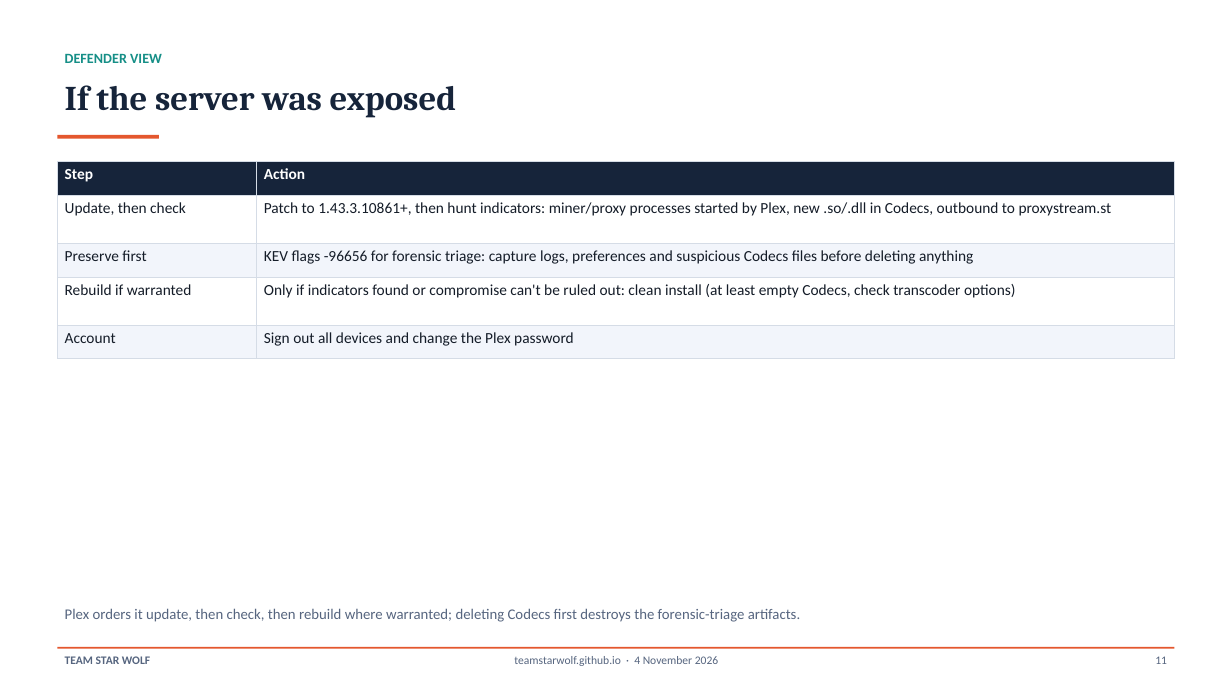
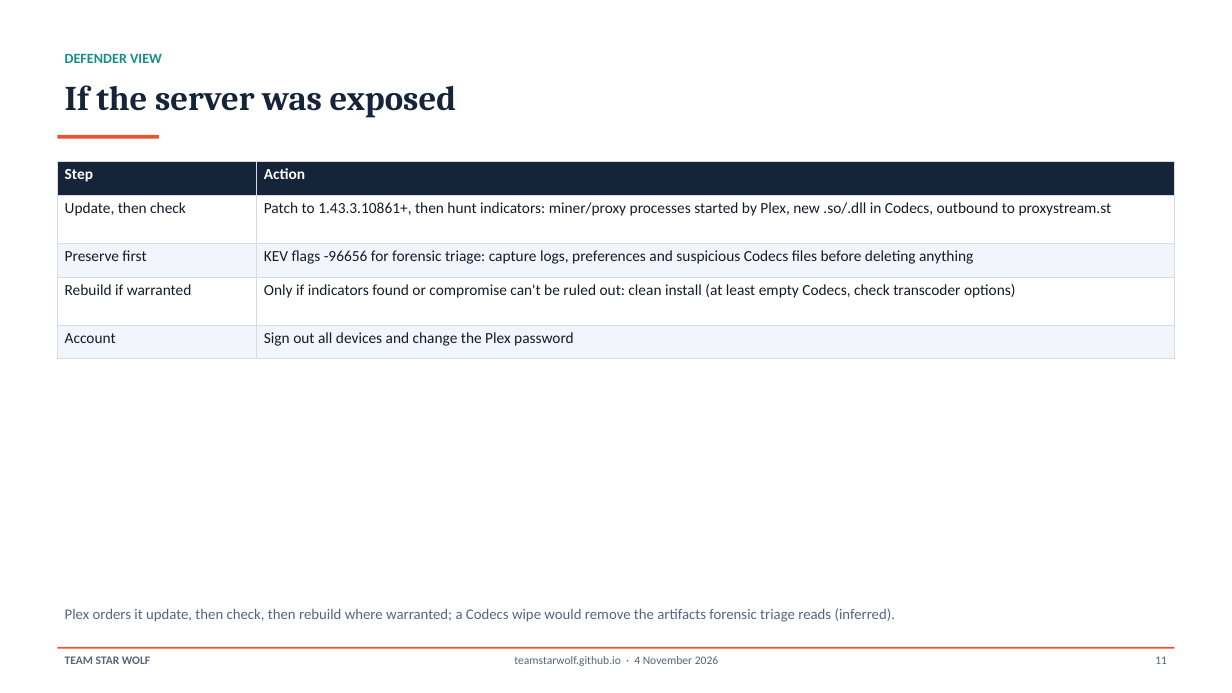
Before and after one commit to TeamStarWolf/TeamStarWolf, a slide deck: slide 11 of case-studies/slides/Plex_Media_Server_2026_CVEs_Case_Study.pptx. Drawn at 1232x693 pixels with LibreOffice and Linux fonts; fonts in the diff are those of the drawing. Boxes give left, top, right and bottom in pixels: in the first picture for what was removed or moved away, otherwise in the second. Text is boxed around its words. In the diff, an @@ line names an element or a change of style, - is before the commit and + after.

```diff
--- a/case-studies/slides/Plex_Media_Server_2026_CVEs_Case_Study.pptx
+++ b/case-studies/slides/Plex_Media_Server_2026_CVEs_Case_Study.pptx
@@ text at bbox=[65, 608, 895, 622]: text changed @@
-Plex orders it update, then check, then rebuild where warranted; deleting Codecs first destroys the forensic-triage artifacts.
+Plex orders it update, then check, then rebuild where warranted; a Codecs wipe would remove the artifacts forensic triage reads (inferred).
```
Also in this commit, not shown: 3 other files.
